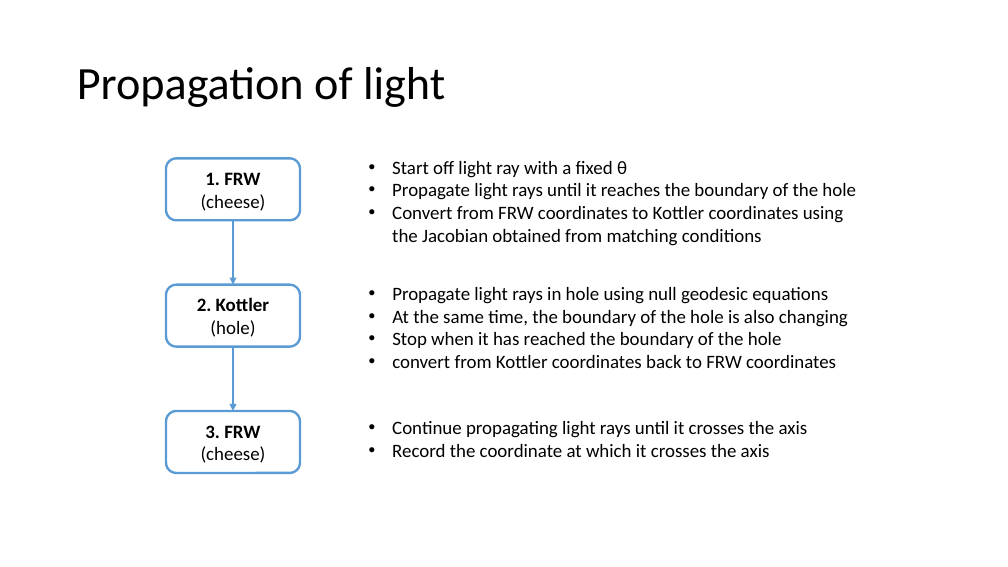
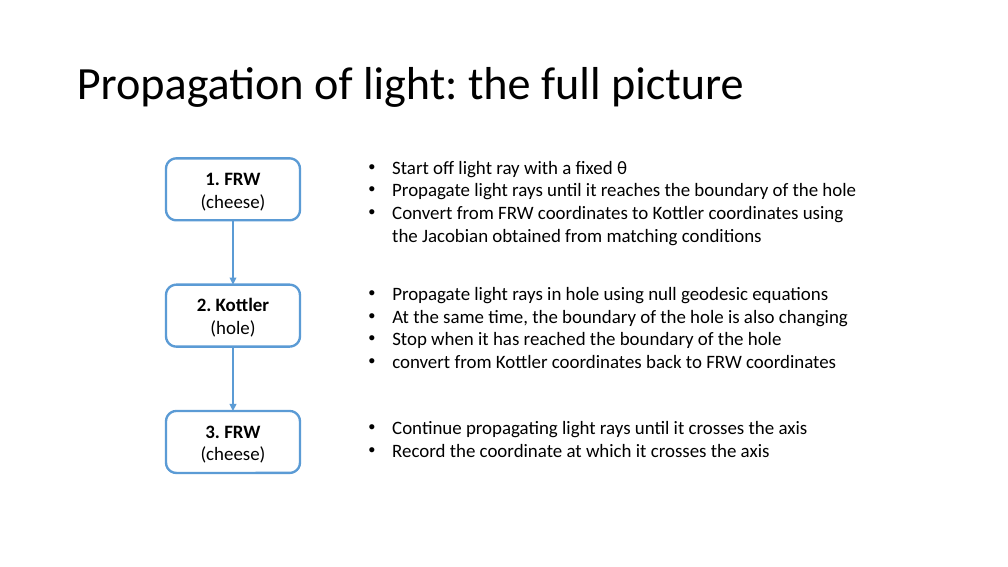
Before and after one commit to lingxz/lightbending, a slide deck: slide 16 of presentation2.pptx (slide 10 before the commit). Drawn at 1008x567 pixels with LibreOffice and Linux fonts; fonts in the diff are those of the drawing. Boxes give left, top, right and bottom in pixels: in the first picture for what was removed or moved away, otherwise in the second. Text is boxed around its words. In the diff, an @@ line names an element or a change of style, - is before the commit and + after.

```diff
--- a/presentation2.pptx
+++ b/presentation2.pptx
@@ title at [77, 67, 743, 107]: text changed @@
-Propagation of light
+Propagation of light: the full picture
```
Also in this commit, not shown: 8 other slides changed, 13 slides added, 6 slides removed, 36 other files.
